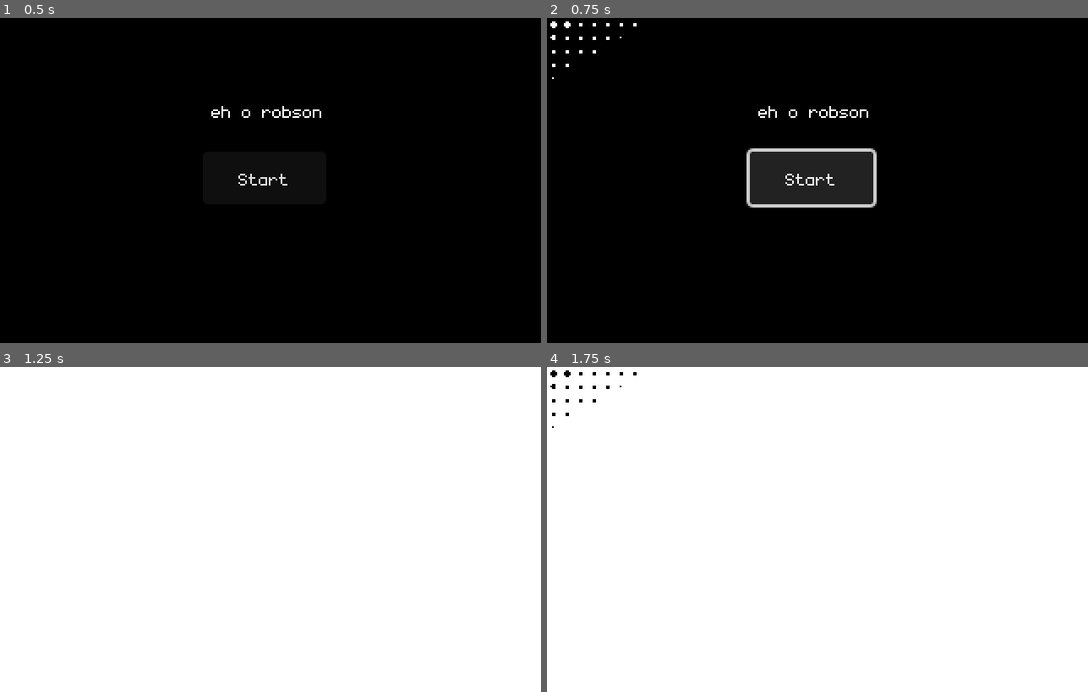
Above: before the commit, frames 1-4 (two rows, left to right).
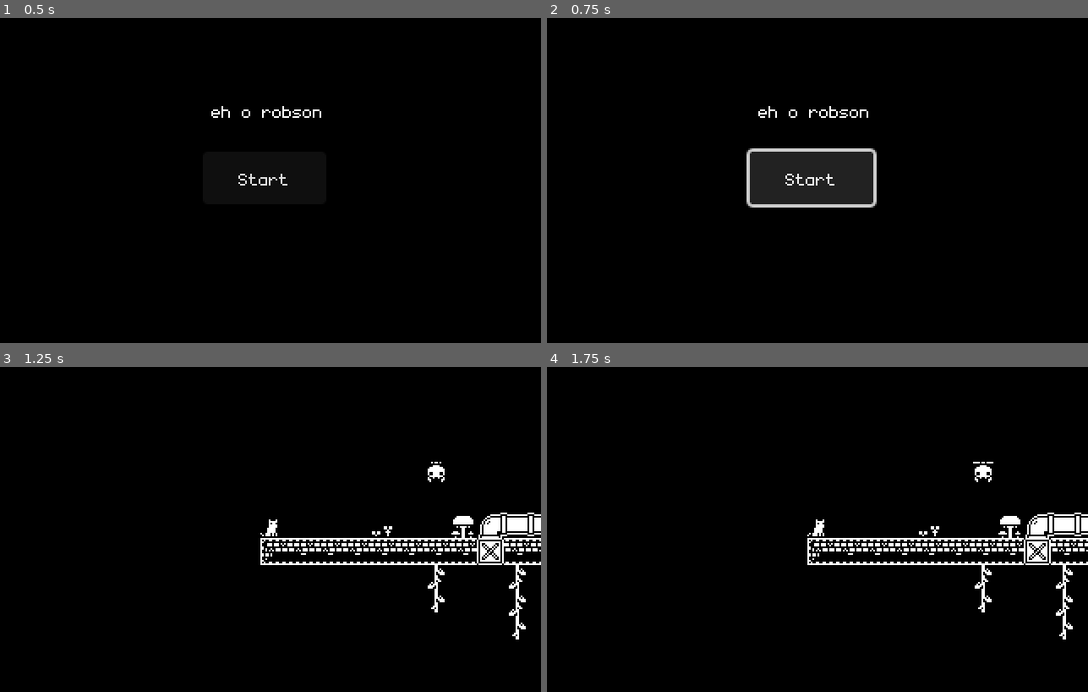
Above: after the commit, the same moments.

Repository: gabrielfvale/godot-platformer
Game: Godot game, scene res://main_menu.tscn
Two runs of this game, one before a commit and one after it. Both use one fixed random seed, a clock stepped at 60 frames per second and the inputs below.
Inputs (mouse positions are in pixels of both pictures, inside the frame that each line leads up to):
- Up to frame 1 (0.5 s): no input
- Up to frame 2 (0.75 s): click "Start" at 0.5 s
- Up to frame 3 (1.25 s): no input
- Up to frame 4 (1.75 s): click (812, 526) at 1.25 s, where only the run before the commit has a clickable "Start"

Frame 1 is identical in both runs. In frame 2, 0.2% of the frame differs, in the area x 0-17%, y 1-19%; in frame 3, 97%, in the area x 0-100%, y 0-100%; in frame 4, 97%.

Commit message:
feat: rework screen transition

Diff:
--- a/level_1.gd
+++ b/level_1.gd
@@ -1,4 +1,5 @@
 extends Node2D
+
 
 func _input(event):
 	if event.is_action_pressed("return_to_main_menu"):
--- a/level_1.tscn
+++ b/level_1.tscn
@@ -1190,4 +1190,4 @@
 layer_0/tile_data = PackedInt32Array(720904, 655360, 0, 720909, 524288, 1, 720896, 983040, 16, 720897, 1048576, 16, 720 …(1043 unchanged characters)…
 
 [node name="Player" parent="." instance=ExtResource("3_fxsxg")]
-position = Vector2(10, 154)
+position = Vector2(6, 171)
--- a/player.tscn
+++ b/player.tscn
@@ -232,6 +232,7 @@
 height = 10.0
 
 [node name="Player" type="CharacterBody2D"]
+position = Vector2(0, -4)
 script = ExtResource("1_uyy5l")
 
 [node name="AnimatedSprite2D" type="AnimatedSprite2D" parent="."]
--- a/scene_transition.gd
+++ b/scene_transition.gd
@@ -1,71 +1,84 @@
-extends Node2D
+extends Node
 
 
+signal _viewport_set
 signal _transition_finished
 signal _scene_loaded
 var current_scene = null
+var next_path = null
 
 
+@export var invert_shader = true
+@export var diamond_pixel_size = 3.5
+
+@onready var texture_rect = $CanvasLayer/TextureRect
+
 func _ready():
+	texture_rect.visible = false
 	var root = get_tree().root
 	current_scene = root.get_child(root.get_child_count() - 1)
 	print("Current scene: ", current_scene)
+	_viewport_set.connect(_on_viewport_set)
+	_scene_loaded.connect(_animate_transition)
+
+
+func _set_viewport():
+	#print("Setting viewport")
+	await RenderingServer.frame_post_draw
+	var texture = get_viewport().get_texture()
+	#var imgtex = ImageTexture.create_from_image(get_viewport().get_texture().get_image())
+	texture_rect.texture = ImageTexture.create_from_image(texture.get_image())
+	texture_rect.visible = true
+	print("Viewport set")
+	_viewport_set.emit()
+
+
+func _on_viewport_set():
+	var s = ResourceLoader.load(next_path)
+
+	var new_scene = s.instantiate()
+
+	print("New scene loaded: ", new_scene)
+
+	get_tree().root.add_child(new_scene)
+	current_scene.queue_free()
+	current_scene = new_scene
+	_scene_loaded.emit()
 
 
 func goto_scene(path):
-	_animate_transition()
-	await _transition_finished
-	call_deferred("_deferred_goto_scene", path)
+	next_path = path
+	_set_viewport()
 
-
-func _deferred_goto_scene(path):
-	current_scene.free()
-
-	var s = ResourceLoader.load(path)
-
-	current_scene = s.instantiate()
-
-	print("New scene loaded: ", current_scene)
-	_scene_loaded.emit()
-
-	get_tree().root.add_child(current_scene)
+#func _deferred_goto_scene(path):
+	#print("Loading new scene")
+	#current_scene.free()
+	#
+	#var s = ResourceLoader.load(path)
+	#
+	#current_scene = s.instantiate()
+	#
+	#print("New scene loaded: ", current_scene)
+	#_scene_loaded.emit()
+	#
+	#get_tree().root.add_child(current_scene)
+#
 
 
 func _animate_transition():
-	print("Starting transition")
-	var transition_rect = $CanvasLayer/TransitionRect
-	# Reset values
-	transition_rect.material["shader_parameter/progress"] = 0.0
-	transition_rect.material["shader_parameter/invert"] = false
-	transition_rect.visible = true
+	#print("Starting transition")
+	texture_rect.material["shader_parameter/progress"] = 1.0
+	texture_rect.material["shader_parameter/invert"] = invert_shader
+	texture_rect.material["shader_parameter/diamondPixelSize"] = diamond_pixel_size
 
 	var tween = create_tween()
 	tween.tween_property(
-		transition_rect.material,
-		"shader_parameter/progress",
-		1.0,
-		1
-	).from(0.0).set_trans(tween.TRANS_SINE)
-
-	await tween.finished
-	tween.kill()
-
-	# Transition finished - load new screen
-	_transition_finished.emit()
-	await _scene_loaded
-
-	# Scene finished loading - invert transition
-	transition_rect.material["shader_parameter/invert"] = true
-
-	tween = create_tween()
-	tween.tween_property(
-		transition_rect.material,
+		texture_rect.material,
 		"shader_parameter/progress",
 		0.0,
 		1
 	).from(1.0).set_trans(tween.TRANS_SINE)
 
 	await tween.finished
-	transition_rect.visible = false
-
-	print("Transition finished")
+	texture_rect.visible = false
+	#print("Transition finished")
--- a/scene_transition.tscn
+++ b/scene_transition.tscn
@@ -3,20 +3,21 @@
 [ext_resource type="Shader" path="res://shaders/transition.gdshader" id="1_fmt7v"]
 [ext_resource type="Script" path="res://scene_transition.gd" id="1_pq2p7"]
 
-[sub_resource type="ShaderMaterial" id="ShaderMaterial_8xyl2"]
+[sub_resource type="ShaderMaterial" id="ShaderMaterial_hxrbs"]
 shader = ExtResource("1_fmt7v")
 shader_parameter/progress = 0.0
-shader_parameter/diamondPixelSize = 8.0
-shader_parameter/invert = false
+shader_parameter/diamondPixelSize = 3.5
+shader_parameter/progressScaler = 4.0
+shader_parameter/invert = true
 
-[node name="SceneTransition" type="Node2D"]
+[node name="SceneTransition" type="Node"]
+process_mode = 3
 script = ExtResource("1_pq2p7")
 
 [node name="CanvasLayer" type="CanvasLayer" parent="."]
 
-[node name="TransitionRect" type="ColorRect" parent="CanvasLayer"]
-visible = false
-material = SubResource("ShaderMaterial_8xyl2")
+[node name="TextureRect" type="TextureRect" parent="CanvasLayer"]
+material = SubResource("ShaderMaterial_hxrbs")
 anchors_preset = 15
 anchor_right = 1.0
 anchor_bottom = 1.0
--- a/shaders/transition.gdshader
+++ b/shaders/transition.gdshader
@@ -3,6 +3,7 @@
 
 uniform float progress : hint_range(0, 1);
 uniform float diamondPixelSize = 10.0;
+uniform float progressScaler = 2.8;
 uniform bool invert = false;
 
 float when_lt(float x, float y) {
@@ -21,5 +22,5 @@
 	if (invert) {
 		p = 1.0 - progress;
 	}
-	COLOR.a *=  when_lt(xDistance + yDistance + UV.x + UV.y, p * 4.0);
+	COLOR.a *=  when_lt(xDistance + yDistance + UV.x + UV.y, p * progressScaler);
 }
